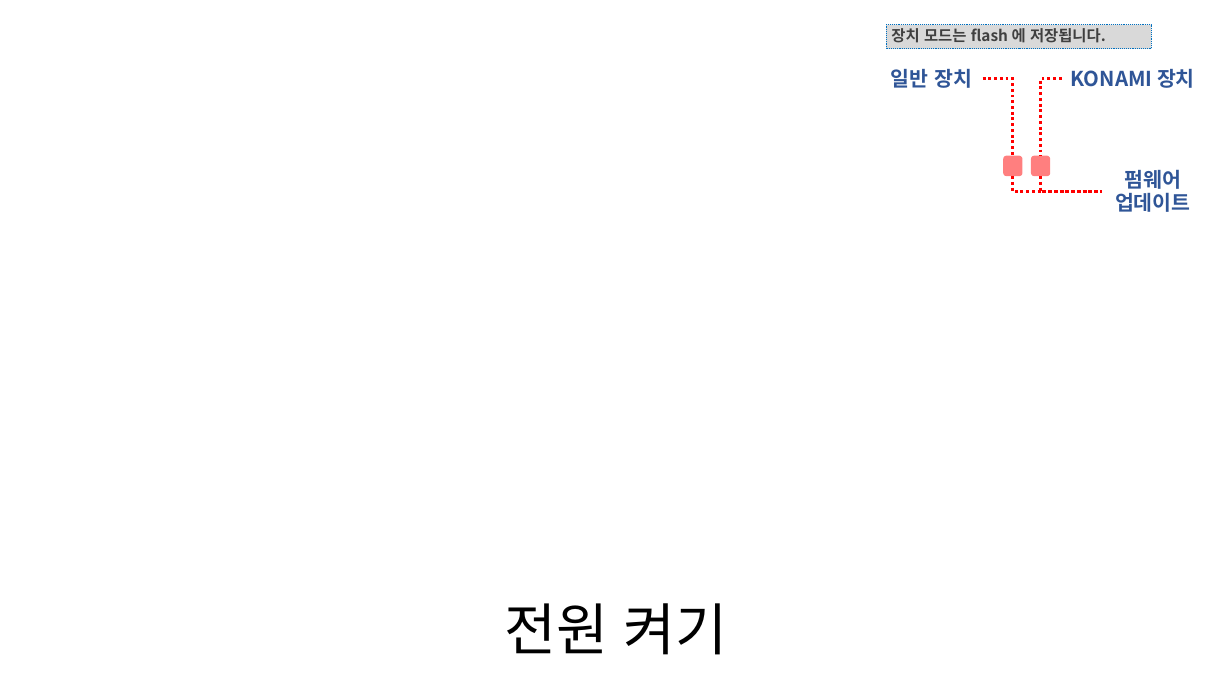
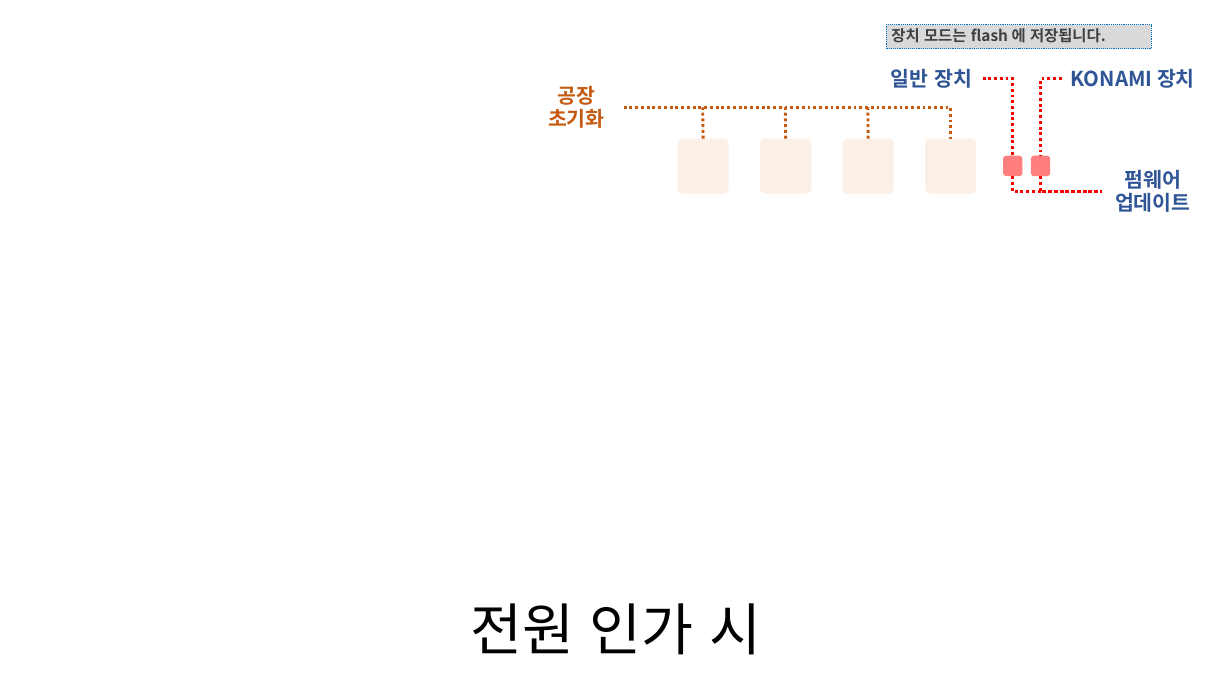
Before and after one commit to whowechina/iidx_pico, a slide deck: slide 18 of doc/IIDX_Pico_Manual.pptx. Drawn at 1232x693 pixels with LibreOffice and Linux fonts; fonts in the diff are those of the drawing; background and template pictures are left out. Boxes give left, top, right and bottom in pixels: in the first picture for what was removed or moved away, otherwise in the second. Text is boxed around its words. In the diff, an @@ line names an element or a change of style, - is before the commit and + after.

```diff
--- a/doc/IIDX_Pico_Manual.pptx
+++ b/doc/IIDX_Pico_Manual.pptx
@@ group added at [548, 85, 976, 194]: 4 rounded rectangles, 3 lines, 1 elbow line, 1 text @@
+공장 초기화
@@ title at [470, 603, 762, 655]: text changed @@
-전원 켜기
+전원 인가 시
```
Also in this commit, not shown: 2 other slides changed, 5 other files.
